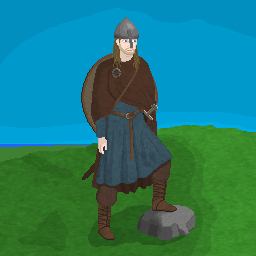
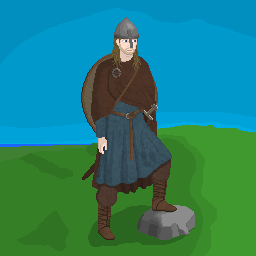
Comparing the layer stacks of the two 256x256 images. Changes:
renamed "shieldbaldrictexture" to "baldrictexture", painted on it over [112, 56, 140, 72]
renamed "shieldbaldric" to "baldric", painted on it over [112, 56, 140, 72]
painted on "newcloak tex" over [112, 56, 141, 70]
painted on "newcloak" over [112, 56, 141, 70]
painted on "clothingtexture" over [112, 57, 141, 70]
painted on "Background" over [111, 38, 141, 72]
hid "grasstexture" over [0, 125, 256, 256]
